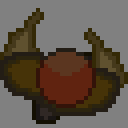
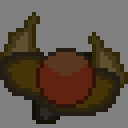
Layered file, before and after one edit (w=128, h=128). Changes by layer:
painted on "right arm" over [84, 28, 92, 40]
painted on "left arm" over [36, 8, 44, 20]
